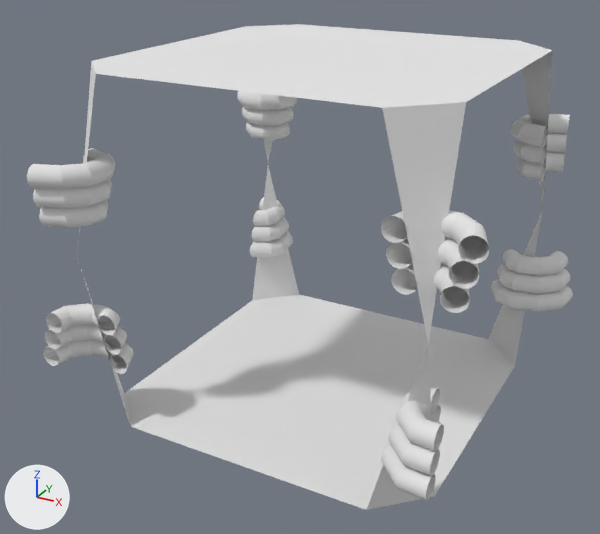
Two versions of the Blender file Assets/Models/Blends/Hallway_Cross.blend, one commit apart.
The view is the same before and after, from a 50 mm lens placed at (2.04, -4.04, 2.75), pointed at (-0.1, -0.15, 0.81). Arrows for +X, +Y and +Z are at lower left; the lights stay in place.
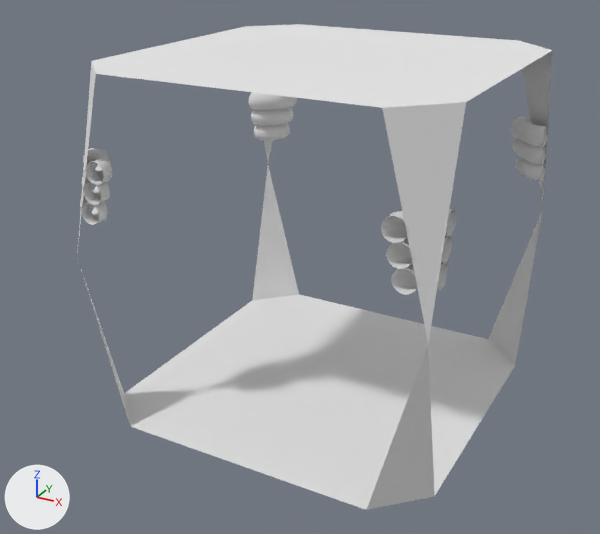
The change in detail:
Material 'Ceiling' (mat_ceiling) is new.
Its base color is (0.8, 0.8, 0.8) (white #e7e7e7).
Material 'Walls' (mat_walls) is new.
Its base color is (0.8, 0.8, 0.8) (white #e7e7e7).
me_cube_005 is used by ob_cube_004; location (0.0, 0.0, 1.0); rotation (0.0, 0.0, -1.571), in degrees (0, 0, -90).
me_cube_005 had 4632 vertices, 3854 faces and spanned x -1.24..1.24, y -1.24..1.24, z -1.0..1.0.
me_cube_005 now has 1560 vertices, 1166 faces and spans x -1.0..1.0, y -1.0..1.0, z -1.0..1.0.
me_cube_005 part 1: 12 loose pieces with 2304 vertices, spanning x -1.23..1.23, y -1.23..1.23, z -0.66..-0.31, are deleted.
me_cube_005 part 2: 6 vertices moved within x 0.89..0.93, y -0.93..-0.82, z 0.26..0.55; 469 vertices removed from x 0.8..1.24, y -1.08..-0.77, z 0.21..0.56; 277 vertices added at x 0.76..1.0, y -0.93..-0.76, z 0.21..0.56.
me_cube_005 part 3: 6 vertices moved within x -0.93..-0.82, y -0.93..-0.89, z 0.26..0.55; 469 vertices removed from x -1.08..-0.77, y -1.24..-0.8, z 0.21..0.56; 277 vertices added at x -0.93..-0.76, y -1.0..-0.76, z 0.21..0.56.
me_cube_005 part 4: 6 vertices moved within x -0.93..-0.89, y 0.82..0.93, z 0.26..0.55; 469 vertices removed from x -1.24..-0.8, y 0.77..1.08, z 0.21..0.56; 277 vertices added at x -1.0..-0.76, y 0.76..0.93, z 0.21..0.56.
me_cube_005 part 5: 6 vertices moved within x 0.82..0.93, y 0.89..0.93, z 0.26..0.55; 469 vertices removed from x 0.77..1.08, y 0.8..1.24, z 0.21..0.56; 277 vertices added at x 0.76..0.93, y 0.76..1.0, z 0.21..0.56.
me_cube_005 part 6: the surface is now shaded smooth.
me_cube_005 now uses material mat_ceiling (white #e7e7e7).
me_cube_005 now uses material mat_walls (white #e7e7e7).

Boxes [x1, y1, x2, y2] around the edits, measured in the pictures (600 x 534 px; the box of a moved part takes in the faces that stretch with it):
'Cube.004', reshaped (13% narrower): before [27, 24, 573, 510]; after [77, 24, 553, 510]
part 1 of me_cube_005, deleted: before [43, 197, 573, 501]
part 2 of me_cube_005, moved or reshaped: before [27, 148, 115, 228]; after [80, 148, 112, 225]
part 3 of me_cube_005, moved or reshaped: before [237, 91, 297, 140]; after [248, 92, 297, 141]
part 4 of me_cube_005, moved or reshaped: before [510, 114, 569, 181]; after [510, 116, 548, 181]
part 5 of me_cube_005, moved or reshaped: before [381, 210, 489, 313]; after [381, 209, 456, 295]
